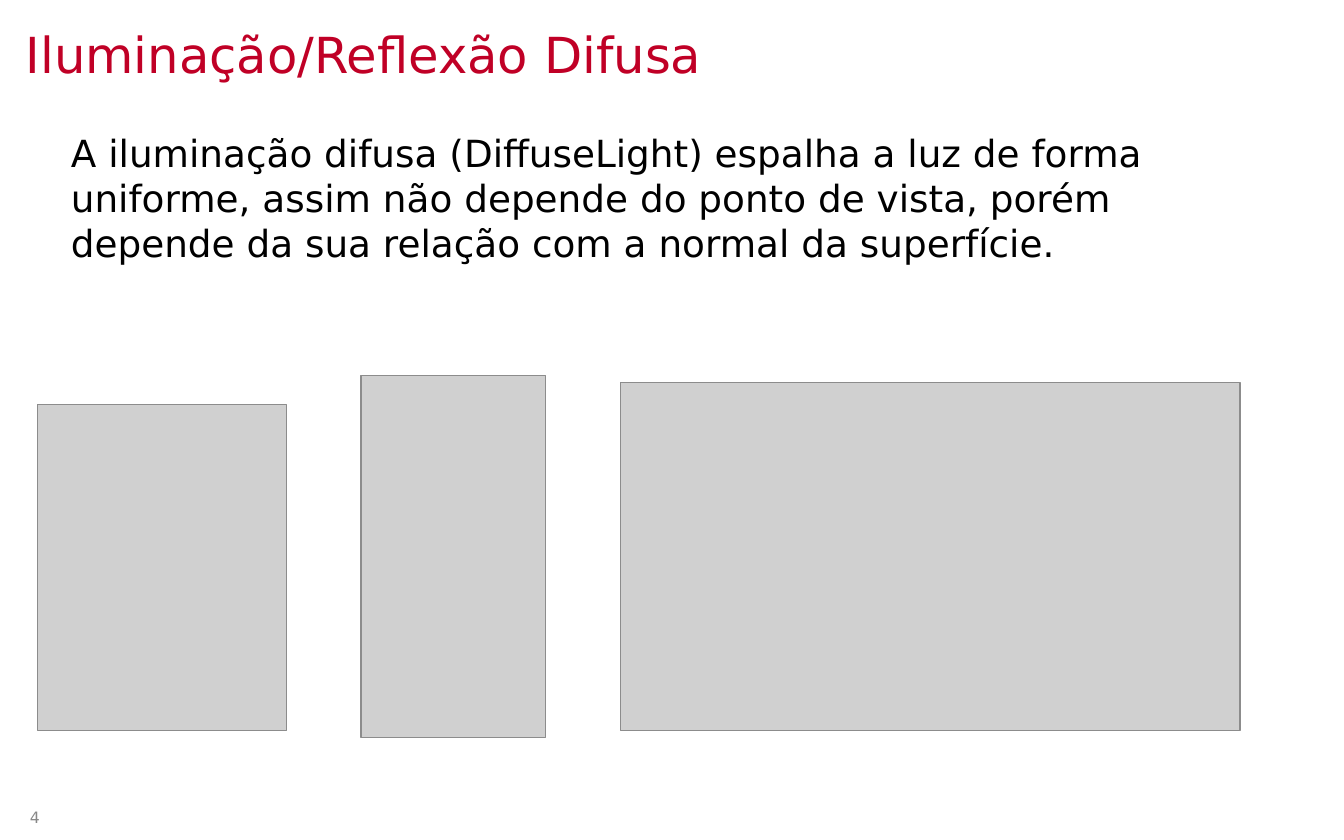
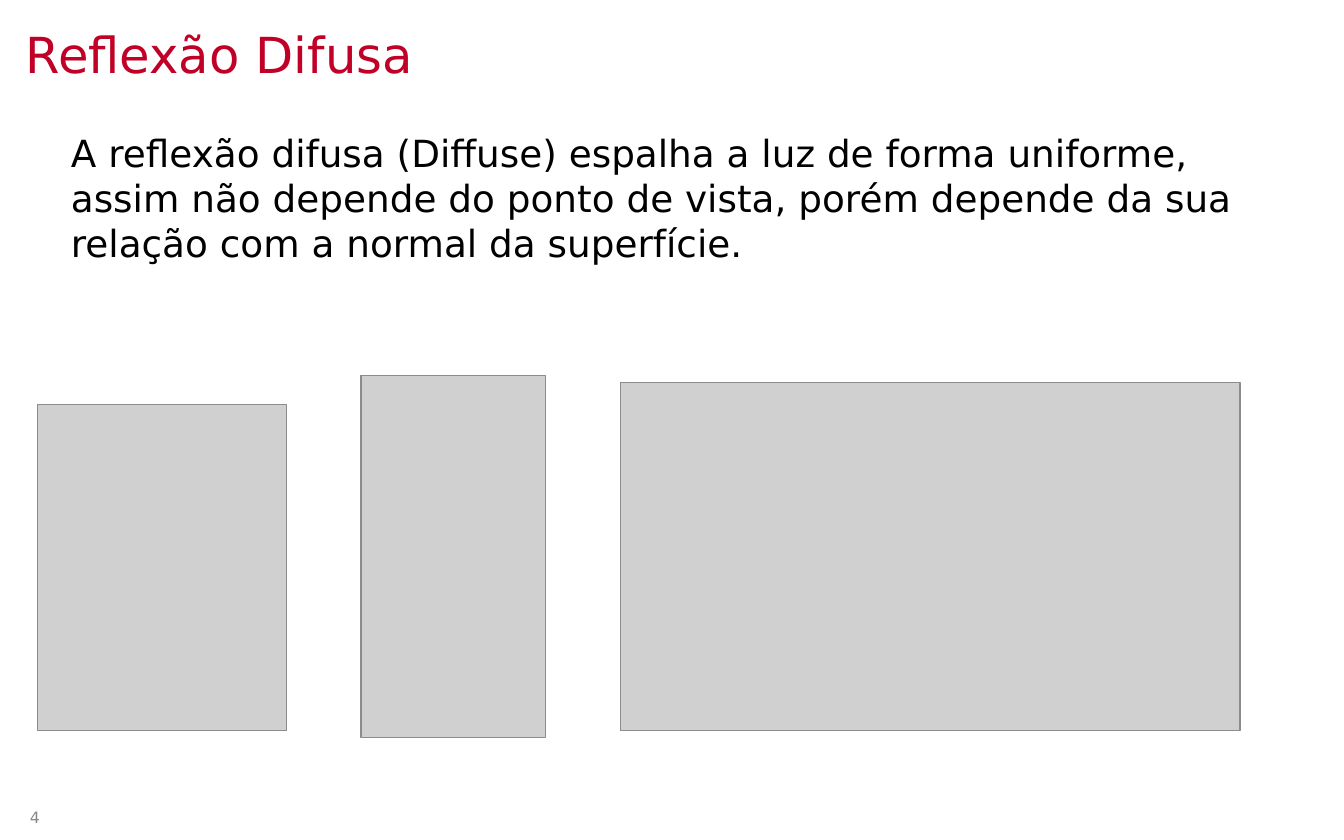
Before and after one commit to lpsoares/ComputacaoGrafica, a slide deck: slide 4 of content/aulas/16-revisao4/aula16_revisao4.pptx. Drawn at 1344x840 pixels with LibreOffice and Linux fonts; fonts in the diff are those of the drawing; grey boxes stand for pictures; background and template pictures are left out. Boxes give left, top, right and bottom in pixels: in the first picture for what was removed or moved away, otherwise in the second. Text is boxed around its words. In the diff, an @@ line names an element or a change of style, - is before the commit and + after.

```diff
--- a/content/aulas/16-revisao4/aula16_revisao4.pptx
+++ b/content/aulas/16-revisao4/aula16_revisao4.pptx
@@ title at bbox=[26, 34, 413, 74]: text changed @@
-Iluminação/Reflexão Difusa
+Reflexão Difusa
@@ text at bbox=[71, 138, 1231, 264]: text changed @@
-A iluminação difusa (DiffuseLight) espalha a luz de forma uniforme, assim não depende do ponto de vista, porém depende da sua relação com a normal da superfície.
+A reflexão difusa (Diffuse) espalha a luz de forma uniforme, assim não depende do ponto de vista, porém depende da sua relação com a normal da superfície.
```
Also in this commit, not shown: 5 other slides changed, 3 slides added, 1 other file.
